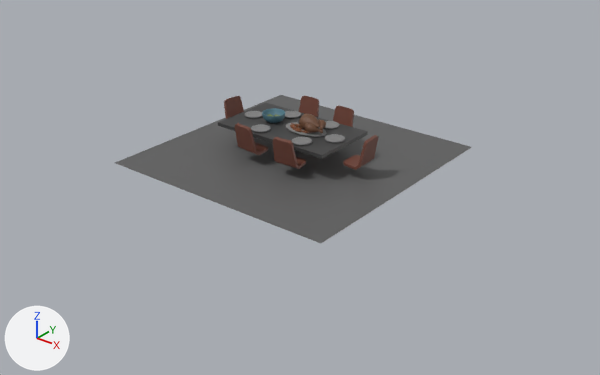
One commit to the FBX model InitialUnityProject/Assets/Art/dinnerTable.fbx: the scene before it, then after it.
Before and after are seen from a 50 mm lens placed at (0.293, -0.363, 0.204), pointed at (0.01, -0.01, -0.015). Every picture has the same lights, and +X, +Y and +Z are marked at lower left. Where no turn or scale is listed for an object, it has been applied to the vertices.
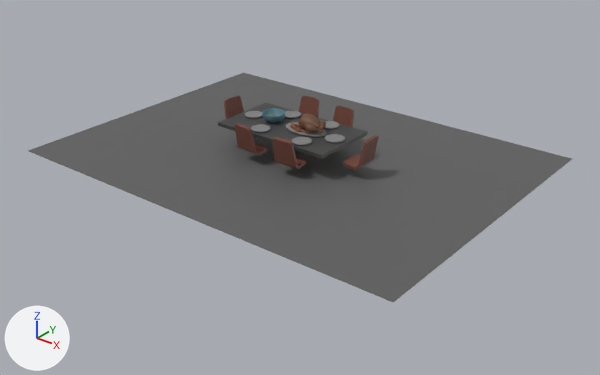
Changed parts and their boxes [x1, y1, x2, y2] in the pictures (600 x 375 px):
'pPlane153', reshaped: before [115, 95, 471, 243]; after [28, 73, 572, 302]

The change in detail:
me_mesh has 3614 vertices, 3839 faces and spans x -0.078..0.078, y -0.078..0.078, z 0.0..0.027.
me_mesh is used by ob_pplane153; location (0.0, 0.0, 0.0004).
Part 1, on me_mesh:
Vertex 3610 of me_mesh moves from (-0.078, -0.078, 0.0) at pixel (114, 162) to (-0.134, -0.099, 0.0) at pixel (27, 150).
Vertex 3611 of me_mesh moves from (0.078, -0.078, 0.0) at pixel (321, 243) to (0.134, -0.099, 0.0) at pixel (393, 302).
Vertex 3612 of me_mesh moves from (-0.078, 0.078, 0.0) at pixel (280, 94) to (-0.134, 0.099, 0.0) at pixel (243, 72).
Vertex 3613 of me_mesh moves from (0.078, 0.078, 0.0) at pixel (472, 146) to (0.134, 0.099, 0.0) at pixel (572, 158).
